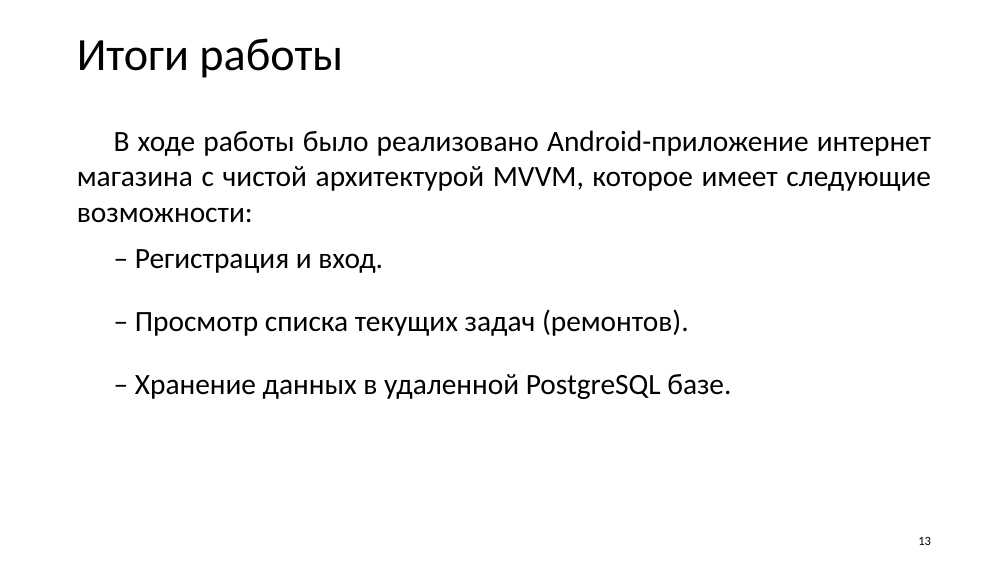
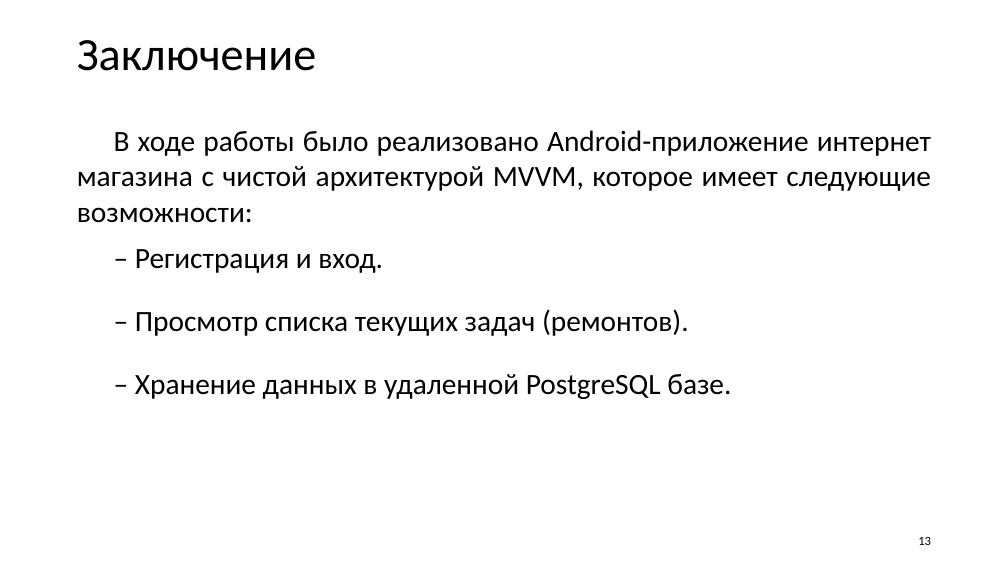
Before and after one commit to Hytakoe/ServiceWorkerApp, a slide deck: slide 13 of Селютин_Р_В_приложение_работника_автосервиса.pptx. Drawn at 1008x567 pixels with LibreOffice and Linux fonts; fonts in the diff are those of the drawing. Boxes give left, top, right and bottom in pixels: in the first picture for what was removed or moved away, otherwise in the second. Text is boxed around its words. In the diff, an @@ line names an element or a change of style, - is before the commit and + after.

```diff
--- a/Селютин_Р_В_приложение_работника_автосервиса.pptx
+++ b/Селютин_Р_В_приложение_работника_автосервиса.pptx
@@ title at bbox=[77, 40, 316, 71]: text changed @@
-Итоги работы
+Заключение
```
Also in this commit, not shown: 3 other slides changed, 2 slides added, 1 slide removed.
